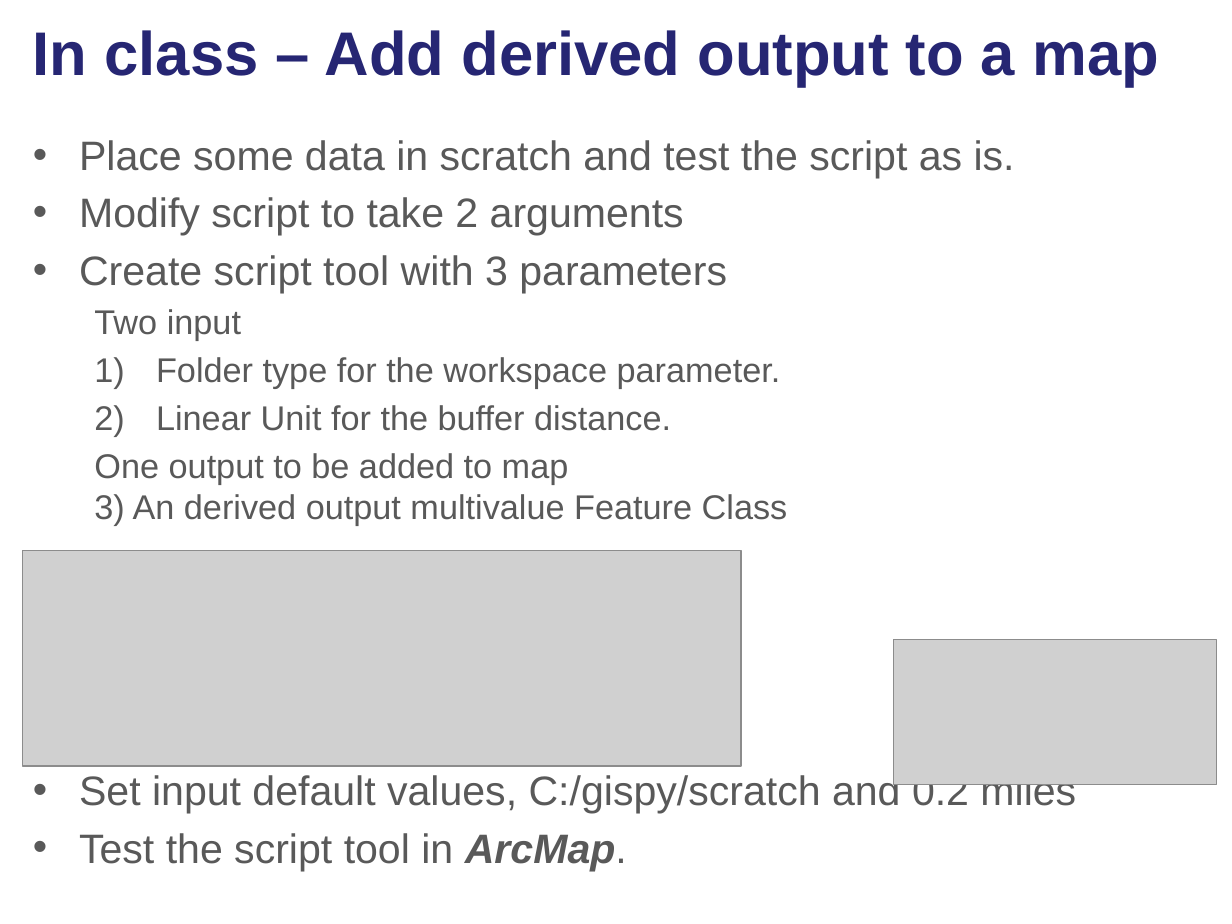
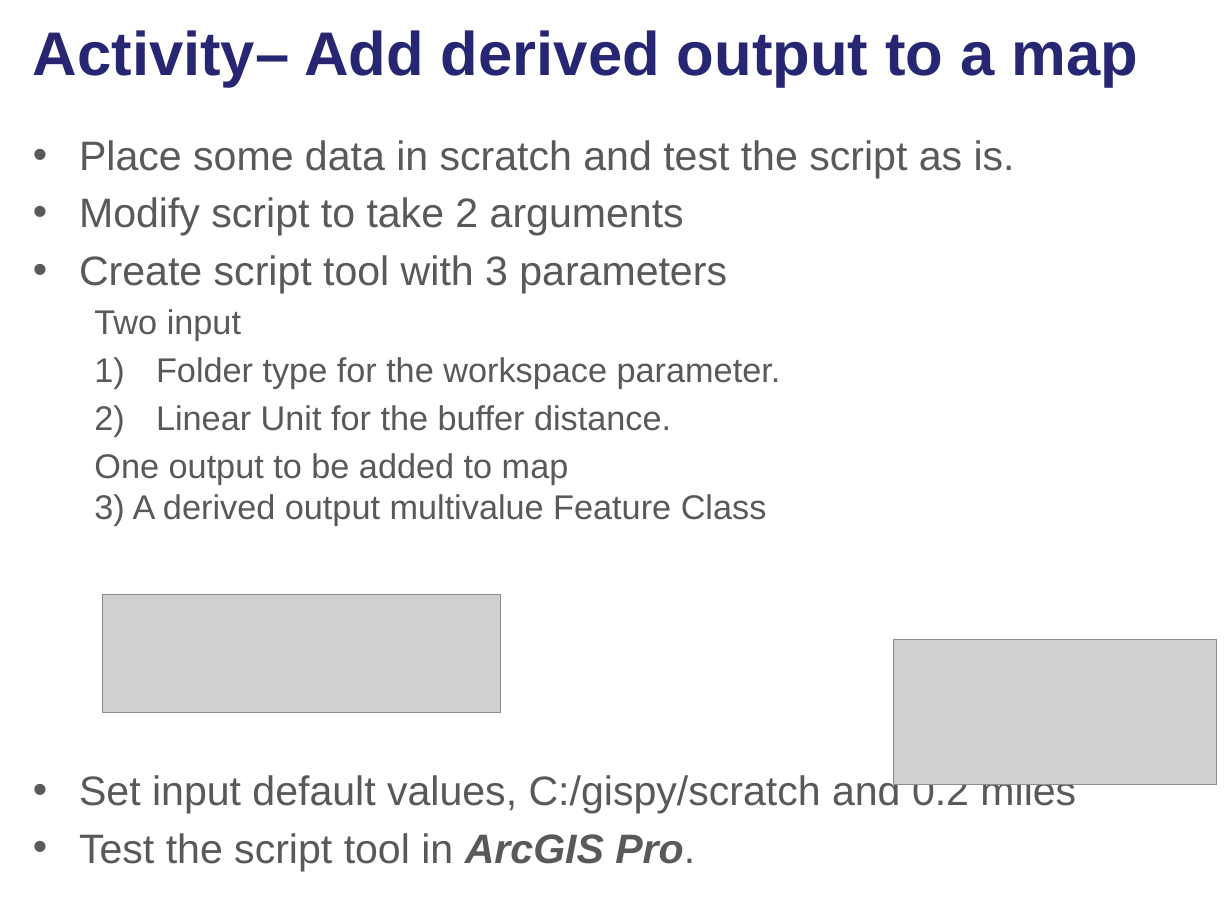
Before and after one commit to lgtateos/gis540, a slide deck: slide 26 of slides/scriptToolParamsPart1.pptx (slide 20 before the commit). Drawn at 1232x924 pixels with LibreOffice and Linux fonts; fonts in the diff are those of the drawing; grey boxes stand for pictures. Boxes give left, top, right and bottom in pixels: in the first picture for what was removed or moved away, otherwise in the second. Text is boxed around its words. In the diff, an @@ line names an element or a change of style, - is before the commit and + after.

```diff
--- a/slides/scriptToolParamsPart1.pptx
+++ b/slides/scriptToolParamsPart1.pptx
@@ title at (33,30,1139,87): text changed @@
-In class – Add derived output to a map
+Activity– Add derived output to a map
@@ text at (94,453,767,526): text changed @@
-  One output to be added to map
-  3) An derived output multivalue Feature Class
+  One output to be added to map
+  3) A derived output multivalue Feature Class
@@ picture removed at (22,551,740,766) @@
@@ picture added at (102,594,500,712) @@
@@ text at (79,833,695,871): text changed @@
-• Test the script tool in ArcMap.
+• Test the script tool in ArcGIS Pro.
```
Also in this commit, not shown: 10 other slides changed, 15 slides added, 3 slides removed.
